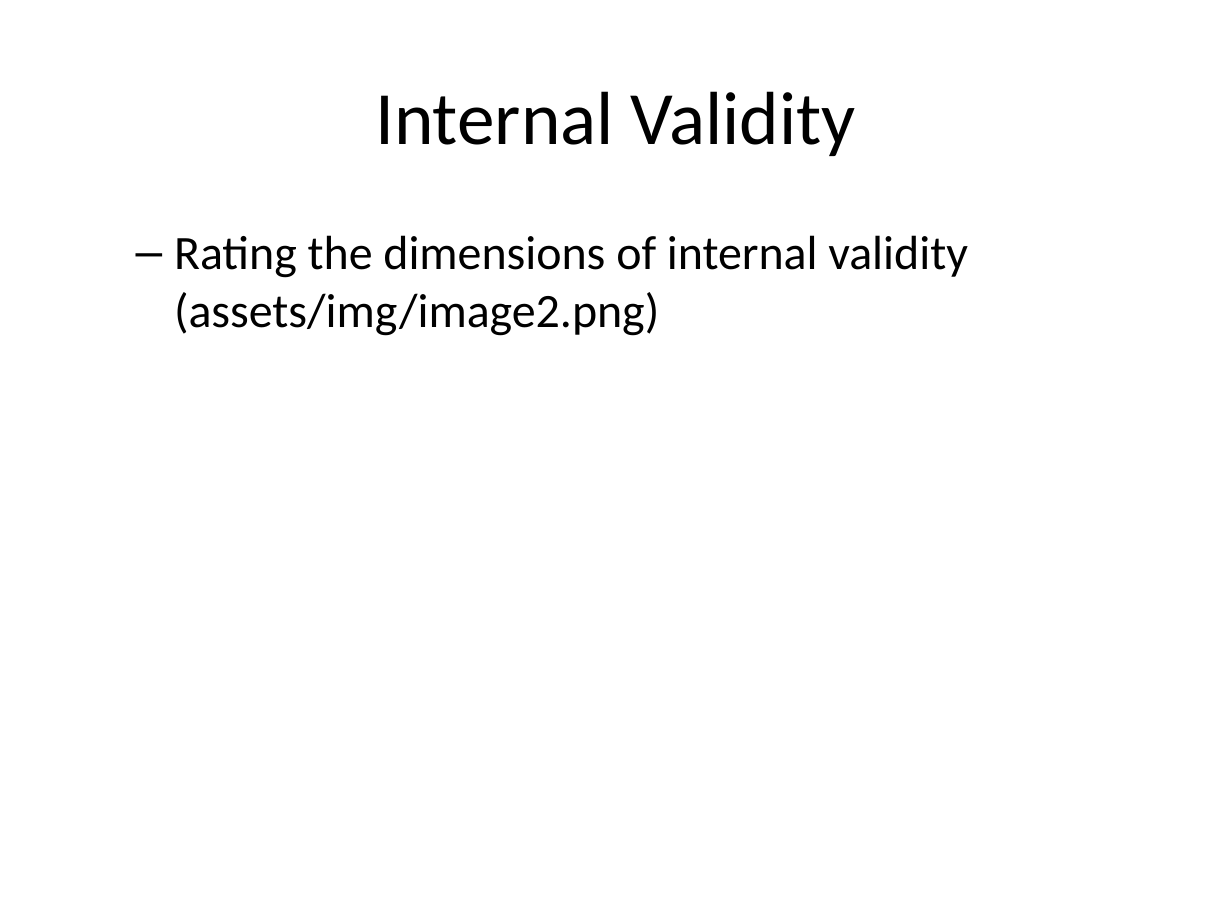
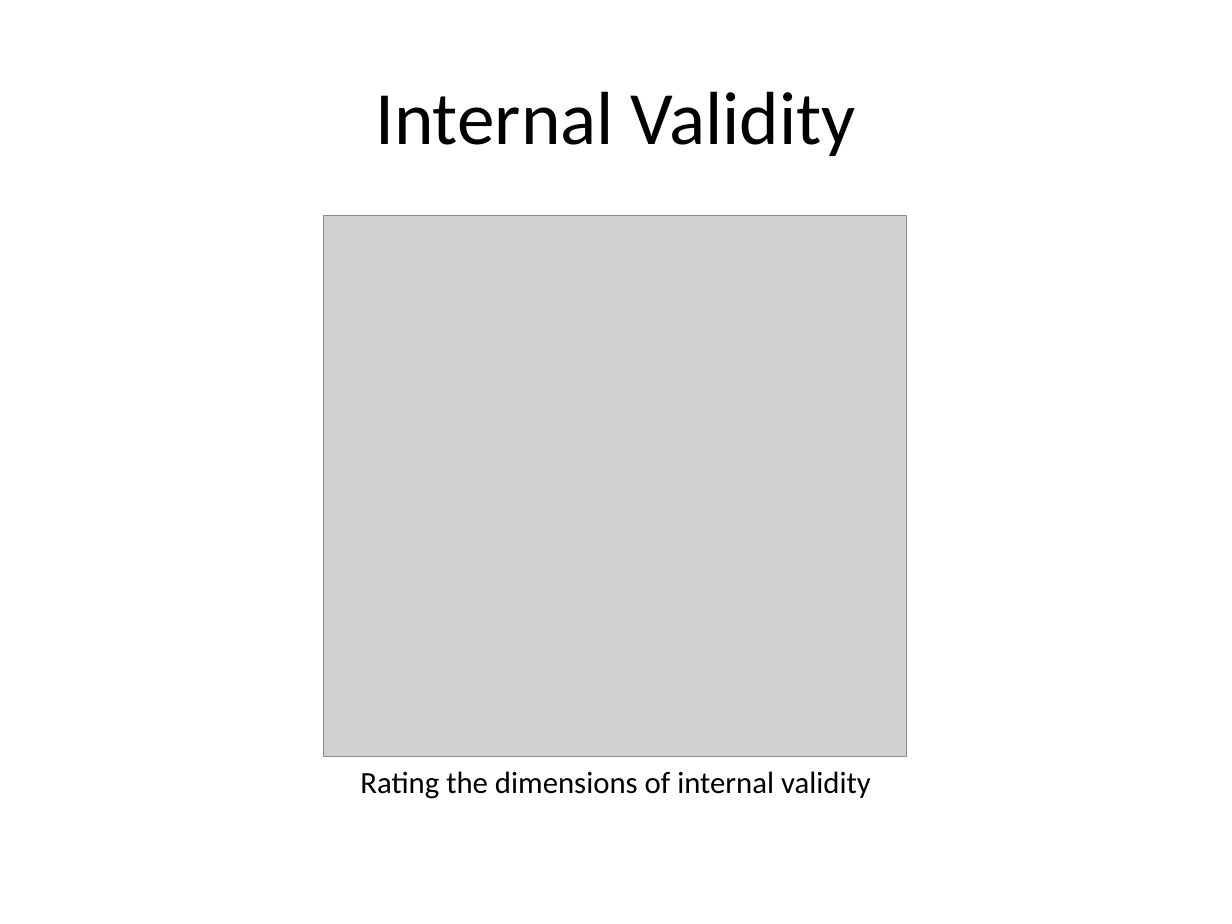
Before and after one commit to classes-medb/5510, a slide deck: slide 17 of src/video-07-validity.pptx. Drawn at 1232x924 pixels with LibreOffice and Linux fonts; fonts in the diff are those of the drawing; grey boxes stand for pictures. Boxes give left, top, right and bottom in pixels: in the first picture for what was removed or moved away, otherwise in the second. Text is boxed around its words. In the diff, an @@ line names an element or a change of style, - is before the commit and + after.

Commit message:
Added images to videos 3-7

```diff
--- a/src/video-07-validity.pptx
+++ b/src/video-07-validity.pptx
@@ text removed at [174,235,967,336] @@
-  – Rating the dimensions of internal validity (assets/img/image2.png)
@@ picture added at [323,216,907,756] @@
@@ text added at [360,771,871,799], 18 pt, text #000000 @@
+Rating the dimensions of internal validity
```
Also in this commit, not shown: 6 other slides changed, 7 slides added, 5 slides removed, 7 other files.
